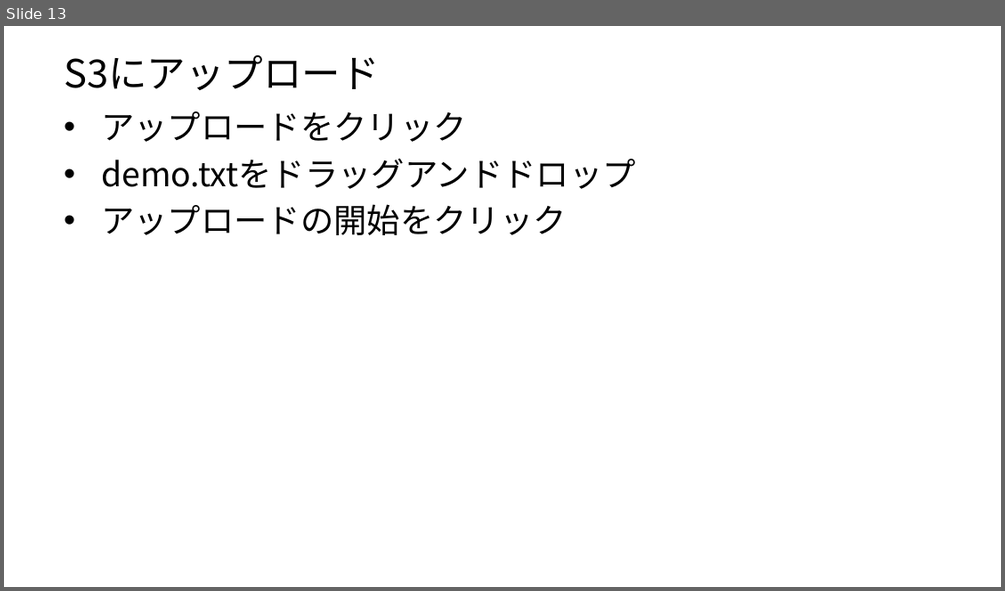
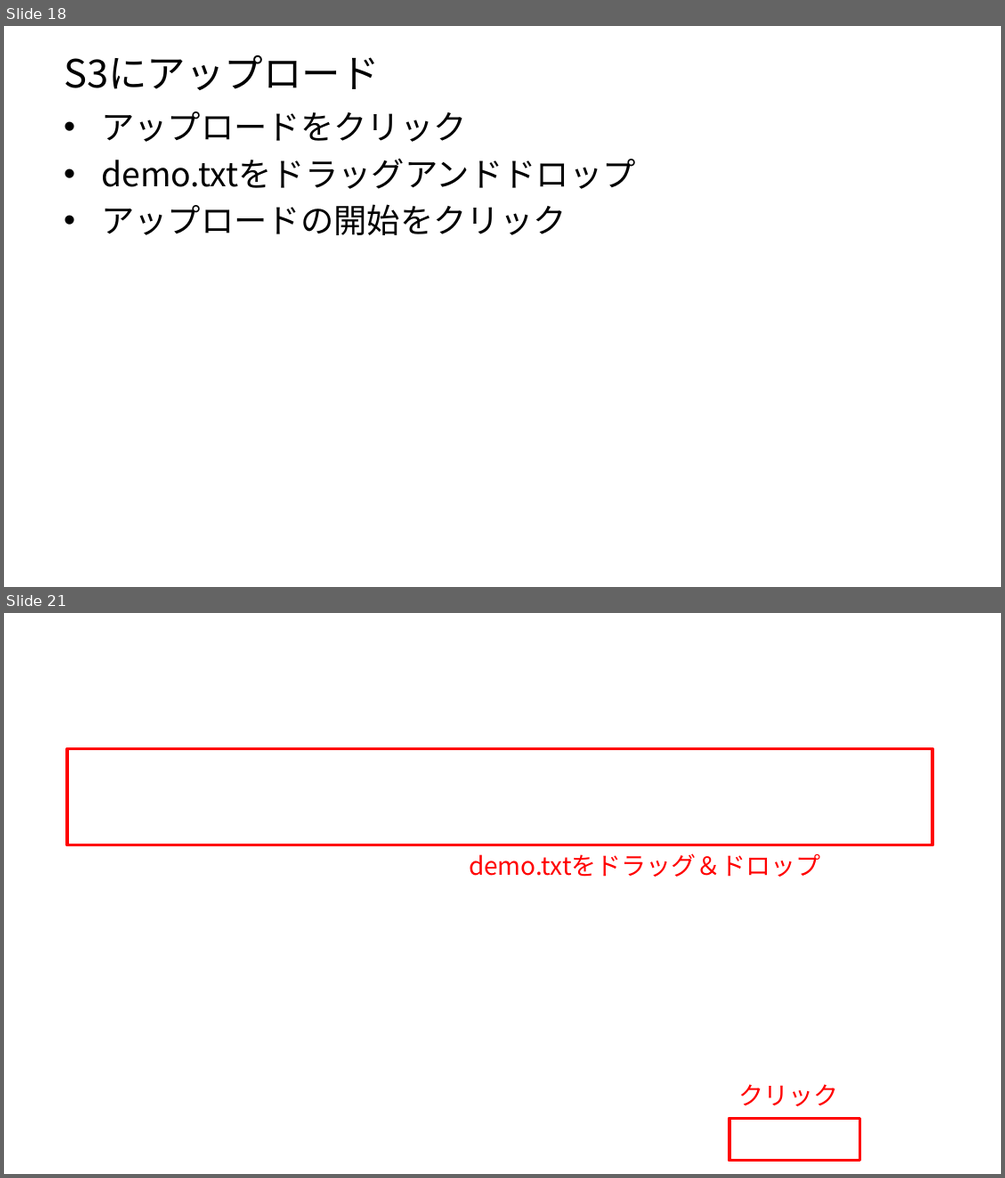
Before and after one commit to jaws-ug-tohoku/hands-on_mobileapp, a slide deck: Lambda/Lambda編.pptx. Shown one above the other, each under a label of ours: slide 13 before the commit, slides 18 and 21 after it; the slides between them are not shown. The pictures are 1005x591 and 1005x1178 pixels, drawn with LibreOffice and Linux fonts; fonts in the diff are those of the drawing; background and template pictures are left out. Boxes give left, top, right and bottom in pixels: in the first picture for what was removed or moved away, otherwise in the second. Text is boxed around its words. In the diff, an @@ line names an element or a change of style, - is before the commit and + after.

```diff
--- a/Lambda/Lambda編.pptx
+++ b/Lambda/Lambda編.pptx
@@ slide 21 added at <box>4,613,1001,1174</box>, background picture (left out) @@
@@ rectangle added at <box>67,748,932,845</box>, outline #FF0000 2.25 pt @@
@@ text added at <box>469,853,821,876</box>, 18 pt, text #FF0000 @@
+demo.txtをドラッグ＆ドロップ
@@ text added at <box>739,1084,839,1106</box>, 18 pt, text #FF0000 @@
+クリック
@@ rectangle added at <box>729,1119,860,1160</box>, outline #FF0000 2.25 pt @@
@@ what was slide 13 is now slide 18 @@
```
Also in this commit, not shown: 2 slides changed, 11 other slides added, 5 slides removed.
